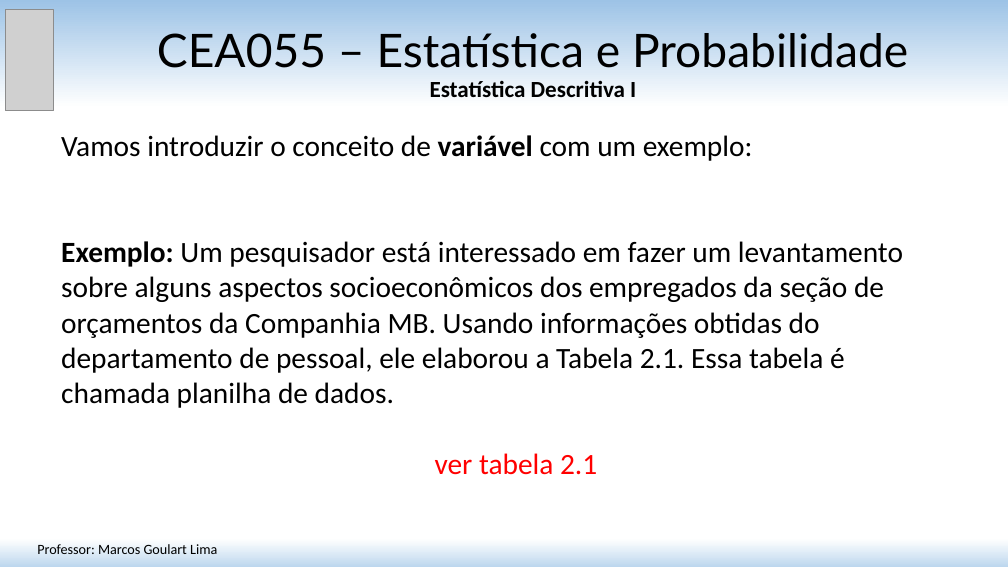
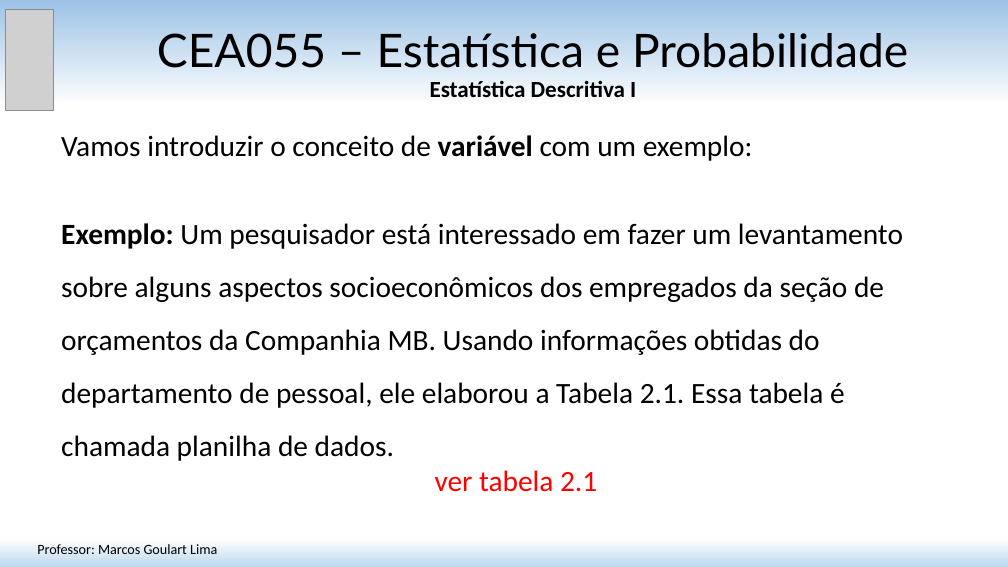
Before and after one commit to matmarcos/minhas-aulas, a slide deck: slide 2 of content/2026-2/cea055-estatistica-probabilidade/01-estatistica-descritiva-i/Aula_01_Estatistica_Descritiva_I.pptx. Drawn at 1008x567 pixels with LibreOffice and Linux fonts; fonts in the diff are those of the drawing; grey boxes stand for pictures. Boxes give left, top, right and bottom in pixels: in the first picture for what was removed or moved away, otherwise in the second. Text is boxed around its words. In the diff, an @@ line names an element or a change of style, - is before the commit and + after.

```diff
--- a/content/2026-2/cea055-estatistica-probabilidade/01-estatistica-descritiva-i/Aula_01_Estatistica_Descritiva_I.pptx
+++ b/content/2026-2/cea055-estatistica-probabilidade/01-estatistica-descritiva-i/Aula_01_Estatistica_Descritiva_I.pptx
@@ text at [61, 223, 903, 461]: line spacing 1 to 1.5 @@
```
Also in this commit, not shown: 4 other slides changed, 5 other files.
